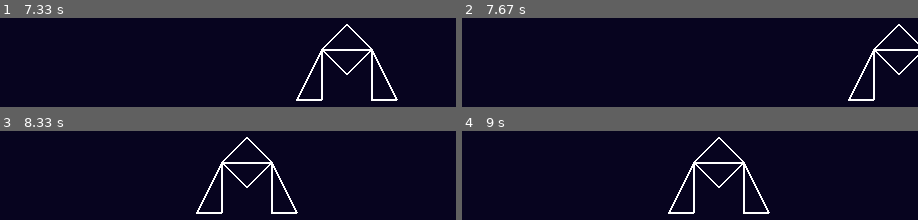
Above: before the commit, frames 1-4 (two rows, left to right).
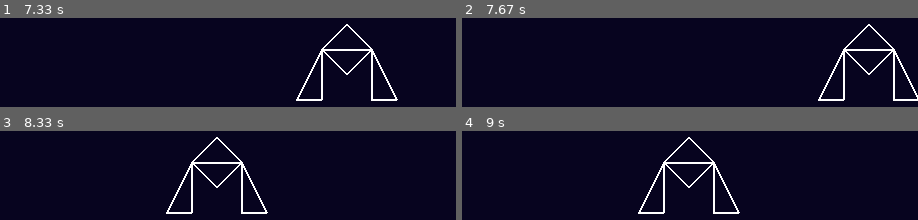
Above: after the commit, the same moments.

Repository: gnikkoch96/pygame-projects
Game: pygame game, started from test_game/shootemup_game/main.py
Two runs of this game, one before a commit and one after it. Both use one fixed random seed, a clock stepped at 60 frames per second and the inputs below.
Inputs:
- Up to frame 1 (7.33 s): hold Right 0.33-0.8 s; hold Right 0.83-1.3 s; hold Left 1.33-1.87 s; hold Left 1.9-2.3 s; hold Right 2.33-2.97 s; hold Left 3-3.47 s; hold Right 3.5-3.97 s; hold Right 4-4.47 s; hold Left 4.5-5.03 s; hold Left 5.07-5.47 s; hold Right 5.5-6.13 s; hold Left 6.17-6.63 s; hold Right 6.67-7.13 s; hold Right from 7.17 s (still down)
- Up to frame 2 (7.67 s): release Right at 7.63 s
- Up to frame 3 (8.33 s): hold Left 7.67-8.2 s; hold Left from 8.23 s (still down)
- Up to frame 4 (9 s): release Left at 8.63 s; hold Right from 8.67 s (still down)

Frame 1 is identical in both runs. In frame 2, 2.9% of the frame differs, in the area x 78-100%, y 6-94%; in frame 3, 3.5%, in the area x 36-66%, y 6-94%; in frame 4, 3.5%.

Commit message:
feat: ship can not pass the screen

Diff:
--- a/test_game/shootemup_game/entities/player.py
+++ b/test_game/shootemup_game/entities/player.py
@@ -12,10 +12,10 @@
         self.rect = pygame.Rect(self.x, self.y, self.width, self.height)
 
     def handle_input(self, keys):
-        if keys[pygame.K_LEFT]:
+        if keys[pygame.K_LEFT] and self.x - 27 >= 0:
             self.x -= 5
 
-        if keys[pygame.K_RIGHT]:
+        if keys[pygame.K_RIGHT] and self.x + self.width + 27 <= SCREEN_WIDTH:
             self.x += 5
 
 
